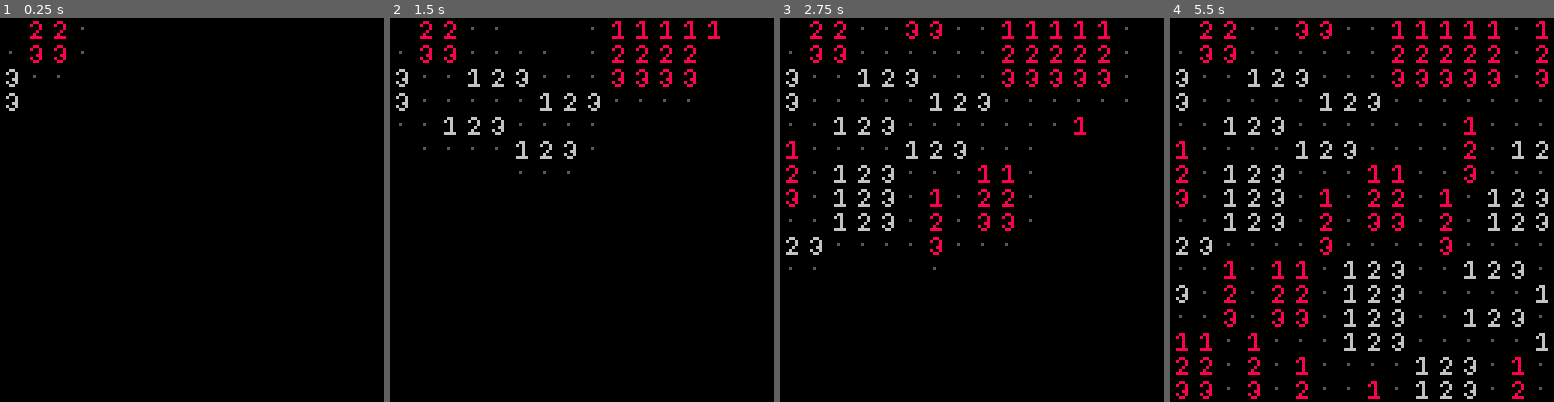
Above: before the commit, frames 1-4 (left to right).
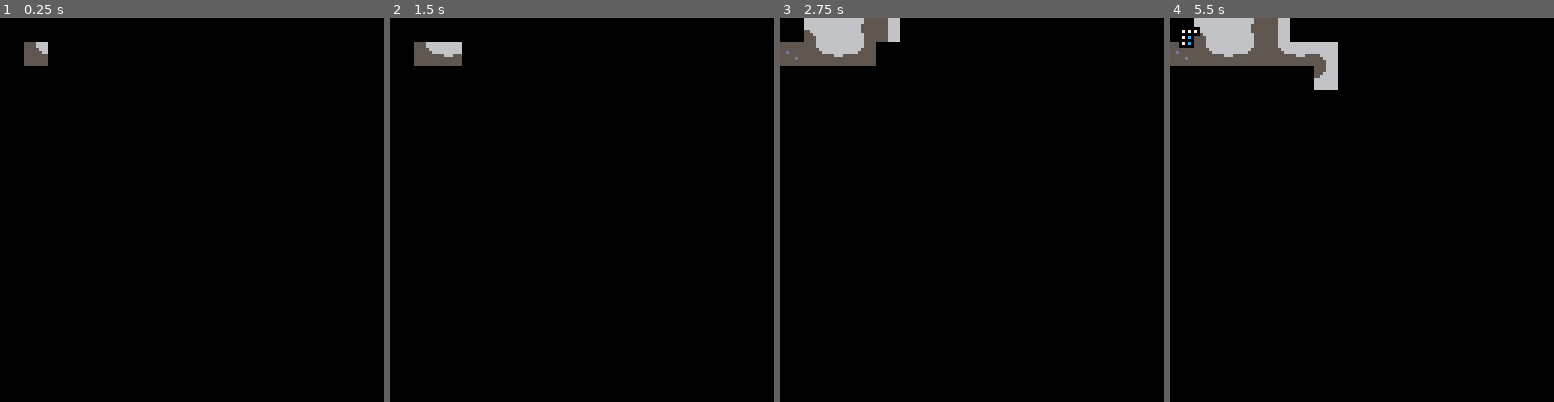
Above: after the commit, the same moments.

Repository: thtroyer/pico8_wfc_demos
Game: PICO-8 cartridge wfc_demo.p8
Two runs of this game, one before a commit and one after it. Both use one fixed random seed, a clock stepped at 60 frames per second and the inputs below.
Inputs:
- Up to frame 1 (0.25 s): no input
- Up to frame 2 (1.5 s): tap X (X key) at 0.33, 1.07 s
- Up to frame 3 (2.75 s): tap X (X key) at 1.85 s
- Up to frame 4 (5.5 s): tap X (X key) at 2.97, 4.08, 5.2 s

The runs differ from the first frame. In frame 1, 0.8% of the frame differs, in the area x 1-22%, y 0-25%; in frame 2, 3.0%; in frame 3, 7.2%; in frame 4, 13%, in the area x 0-99%, y 0-100%.

Commit message:
Auto tile mapping!

Diff:
--- a/src/map/mapdata.lua
+++ b/src/map/mapdata.lua
@@ -24,13 +24,33 @@
 			map_tiles[x+y*16].x = x
 			map_tiles[x+y*16].y = y
 
-			map_tiles[x+y*16]:add(112)
-			map_tiles[x+y*16]:add(113)
-			map_tiles[x+y*16]:add(114)
-			map_tiles[x+y*16]:add(115)
-			map_tiles[x+y*16]:add(116)
-			map_tiles[x+y*16]:add(117)
-			map_tiles[x+y*16]:add(118)
+			-- map_tiles[x+y*16]:add(64)
+			-- map_tiles[x+y*16]:add(65)
+			-- map_tiles[x+y*16]:add(80)
+			map_tiles[x+y*16]:add(64)
+			map_tiles[x+y*16]:add(65)
+			map_tiles[x+y*16]:add(66)
+			map_tiles[x+y*16]:add(80)
+			map_tiles[x+y*16]:add(81)
+			map_tiles[x+y*16]:add(82)
+			map_tiles[x+y*16]:add(83)
+			map_tiles[x+y*16]:add(84)
+			map_tiles[x+y*16]:add(85)
+			map_tiles[x+y*16]:add(86)
+			map_tiles[x+y*16]:add(87)
+			map_tiles[x+y*16]:add(96)
+			map_tiles[x+y*16]:add(97)
+			map_tiles[x+y*16]:add(98)
+			map_tiles[x+y*16]:add(99)
+			map_tiles[x+y*16]:add(100)
+			map_tiles[x+y*16]:add(101)
+			map_tiles[x+y*16]:add(102)
+			map_tiles[x+y*16]:add(103)
+			map_tiles[x+y*16]:add(88)
+			map_tiles[x+y*16]:add(89)
+			map_tiles[x+y*16]:add(104)
+			map_tiles[x+y*16]:add(105)
+
 		end
 	end
 	self.map_tiles = map_tiles
--- a/src/map/mapgen.lua
+++ b/src/map/mapgen.lua
@@ -9,7 +9,7 @@
 
 	self.rules = {}
 
-	local r = neighbor_rules:new()
+--	local r = neighbor_rules:new()
 
 	-- gray numbers, left to right
 	-- 112 - 1; 113 - 2; 114 - 3;
@@ -18,57 +18,82 @@
 	-- 115 - everything else
 
 	-- gray numbers
-	r:add_neighbors(112, neighbor_rules.left, 113)
-	r:add_neighbors(113, neighbor_rules.left, 114)
-	r:add_neighbors(115, neighbor_rules.left, 112)
-	r:add_neighbors(114, neighbor_rules.left, 115)
+	-- r:add_neighbors(112, neighbor_rules.left, 113)
+	-- r:add_neighbors(113, neighbor_rules.left, 114)
+	-- r:add_neighbors(115, neighbor_rules.left, 112)
+	-- r:add_neighbors(114, neighbor_rules.left, 115)
 
-	-- vertical gray numbers
-	r:add_neighbors(112, neighbor_rules.above, 112)
-	r:add_neighbors(113, neighbor_rules.above, 113)
-	r:add_neighbors(114, neighbor_rules.above, 114)
+	-- -- vertical gray numbers
+	-- r:add_neighbors(112, neighbor_rules.above, 112)
+	-- r:add_neighbors(113, neighbor_rules.above, 113)
+	-- r:add_neighbors(114, neighbor_rules.above, 114)
 
-	-- red numbers
-	r:add_neighbors(115, neighbor_rules.above, 116)
-	r:add_neighbors(116, neighbor_rules.above, 117)
-	r:add_neighbors(117, neighbor_rules.above, 118)
-	r:add_neighbors(118, neighbor_rules.above, 115)
+	-- -- red numbers
+	-- r:add_neighbors(115, neighbor_rules.above, 116)
+	-- r:add_neighbors(116, neighbor_rules.above, 117)
+	-- r:add_neighbors(117, neighbor_rules.above, 118)
+	-- r:add_neighbors(118, neighbor_rules.above, 115)
 
-	-- horizontal red numbers
-	r:add_neighbors(116, neighbor_rules.right, 116)
-	r:add_neighbors(117, neighbor_rules.right, 117)
-	r:add_neighbors(118, neighbor_rules.right, 118)
+	-- -- horizontal red numbers
+	-- r:add_neighbors(116, neighbor_rules.right, 116)
+	-- r:add_neighbors(117, neighbor_rules.right, 117)
+	-- r:add_neighbors(118, neighbor_rules.right, 118)
 
-	-- dot filler
-	r:add_neighbors(115, neighbor_rules.above, 112)
-	r:add_neighbors(115, neighbor_rules.above, 113)
-	r:add_neighbors(115, neighbor_rules.above, 114)
+	-- -- dot filler
+	-- r:add_neighbors(115, neighbor_rules.above, 112)
+	-- r:add_neighbors(115, neighbor_rules.above, 113)
+	-- r:add_neighbors(115, neighbor_rules.above, 114)
 
-	r:add_neighbors(115, neighbor_rules.below, 112)
-	r:add_neighbors(115, neighbor_rules.below, 113)
-	r:add_neighbors(115, neighbor_rules.below, 114)
+	-- r:add_neighbors(115, neighbor_rules.below, 112)
+	-- r:add_neighbors(115, neighbor_rules.below, 113)
+	-- r:add_neighbors(115, neighbor_rules.below, 114)
 
-	r:add_neighbors(115, neighbor_rules.left, 116)
-	r:add_neighbors(115, neighbor_rules.left, 117)
-	r:add_neighbors(115, neighbor_rules.left, 118)
+	-- r:add_neighbors(115, neighbor_rules.left, 116)
+	-- r:add_neighbors(115, neighbor_rules.left, 117)
+	-- r:add_neighbors(115, neighbor_rules.left, 118)
 
-	r:add_neighbors(115, neighbor_rules.right, 116)
-	r:add_neighbors(115, neighbor_rules.right, 117)
-	r:add_neighbors(115, neighbor_rules.right, 118)
+	-- r:add_neighbors(115, neighbor_rules.right, 116)
+	-- r:add_neighbors(115, neighbor_rules.right, 117)
+	-- r:add_neighbors(115, neighbor_rules.right, 118)
 
-	r:add_neighbors(115, neighbor_rules.all, 115)
+	-- r:add_neighbors(115, neighbor_rules.all, 115)
 
-	r:deduplicate_rules()
-
-	add(self.rules, r)
 	o.map_tiles = {}
 
 	o.mapdata = mapdata:new()
 	return o
 end
 
+function mapgen:find_neighboring_tiles()
+	local r = neighbor_rules:new()
+
+	local tiles = { 64, 65, 66, 80, 81, 82, 83, 84, 85, 86, 87, 96, 97, 98, 99, 100, 101, 102, 103, 88, 89, 104, 105}
+
+	for t1 in all(tiles) do
+		for t2 in all(tiles) do
+			if (get_sprite_pixels(t1, sides.bottom) == get_sprite_pixels(t2, sides.top)) then
+				r:add_neighbors(t1, neighbor_rules.above, t2)
+			end
+			if (get_sprite_pixels(t1, sides.top) == get_sprite_pixels(t2, sides.bottom)) then
+				r:add_neighbors(t1, neighbor_rules.below, t2)
+			end
+			if (get_sprite_pixels(t1, sides.right) == get_sprite_pixels(t2, sides.left)) then
+				r:add_neighbors(t1, neighbor_rules.left, t2)
+			end
+			if (get_sprite_pixels(t1, sides.left) == get_sprite_pixels(t2, sides.right)) then
+				r:add_neighbors(t1, neighbor_rules.right, t2)
+			end
+		end
+	end
+
+	r:deduplicate_rules()
+
+	add(self.rules, r)
+end
+
 function mapgen:generate()
 	self:initialize()
+	self:find_neighboring_tiles()
 	self:collapse()
 end
 
--- /dev/null
+++ b/src/map/sprite_lookup.lua
@@ -0,0 +1,38 @@
+
+
+sides = {
+	-- consts
+	top = 0,
+	bottom = 1,
+	right = 2,
+	left = 3,
+	all = 4
+}
+
+function get_sprite_pixels(sprite_id, side)
+    local sprite_x_tile = sprite_id % 16
+    local sprite_y_tile = flr(sprite_id / 16)
+
+    local is_x, is_y, x_offset, y_offset = 0,0,0,0
+
+    if (side == sides.top) then
+        is_x = 1
+    elseif (side == sides.bottom) then
+        is_x = 1
+        y_offset = 7
+    elseif (side == sides.left) then
+        is_y = 1
+    elseif (side == sides.right) then
+        is_y = 1
+        x_offset = 7
+    end
+
+    local pixels = ""
+
+    for i=0,7 do
+        pixels ..= "." .. sget((sprite_x_tile * 8) + (i * is_x) + x_offset,
+            (sprite_y_tile * 8) + (i * is_y) + y_offset)
+    end
+
+    return pixels
+end
--- a/src/pico8_hooks.lua
+++ b/src/pico8_hooks.lua
@@ -15,4 +15,6 @@
 function _draw()
 	cls()
 	map()
+	-- getSpritePixels(0)
+	-- getSpritePixels(80)
 end
--- a/src/utility.lua
+++ b/src/utility.lua
@@ -1,6 +1,7 @@
 
 -- utility methods
 function tostring(var)
+	if (true) then return "" end
 	if var == nil then
 		return "nil"
 	end
@@ -42,7 +43,7 @@
 end
 
 function log(msg)
-	printh(msg, "log.txt", false)
+	-- printh(msg, "log.txt", false)
 end
 
 function clearlog()
--- a/wfc_demo.p8
+++ b/wfc_demo.p8
@@ -34,6 +34,10 @@
 -- mapgen rules
 #include src/map/neighbor_rules.lua
 
+-->8
+-- sprite lookup
+#include src/map/sprite_lookup.lua
+
 
 
 
Not shown, changed: 17 lines of the sprite sheet (__gfx__) section of wfc_demo.p8
